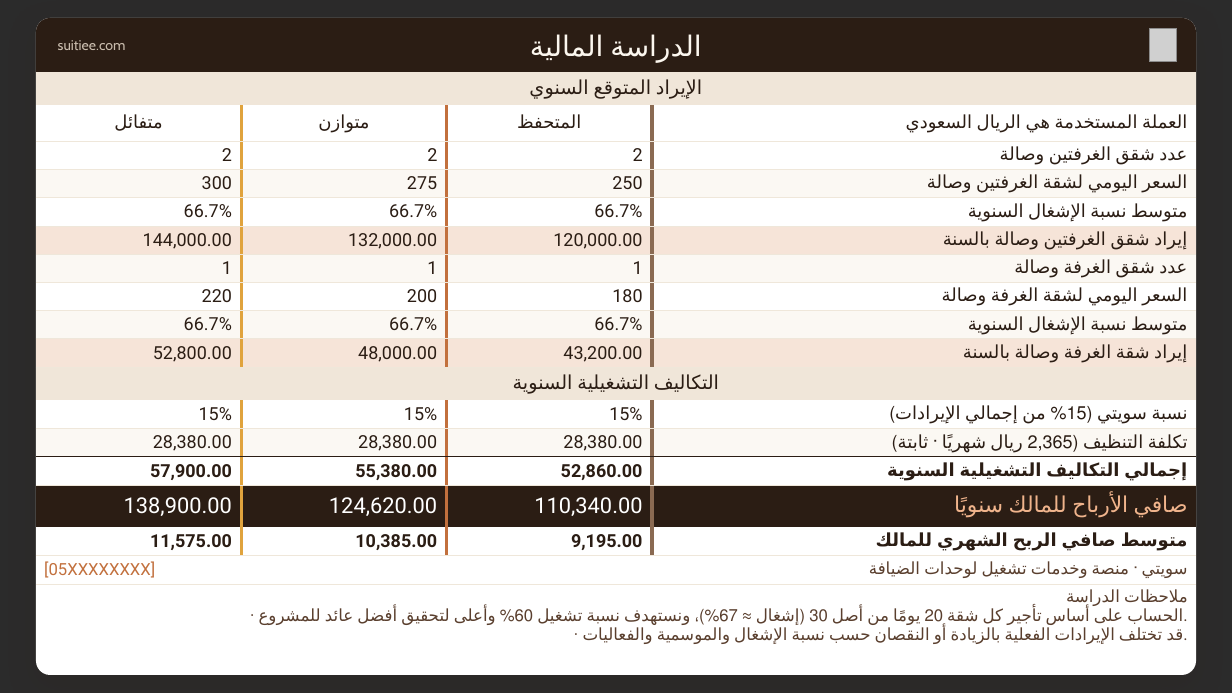
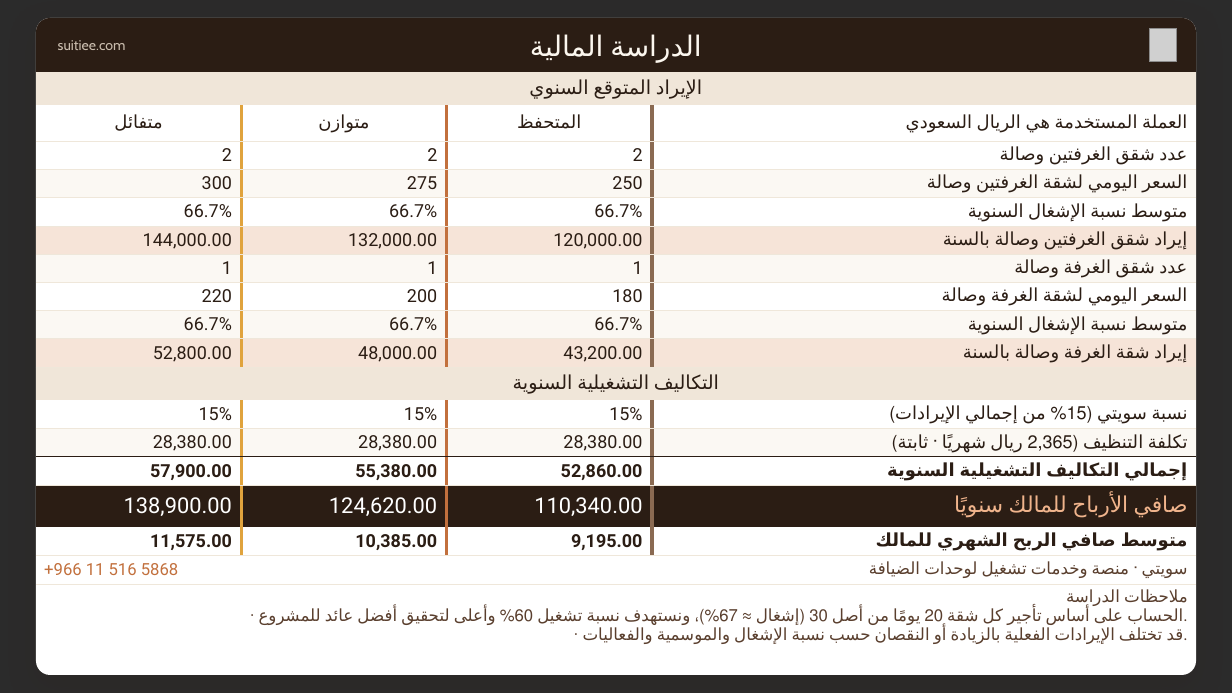
Before and after one commit to Khalidalaqeel1/Claude-Marketing, a slide deck: slide 6 of suitiee/proposal-template/clients/al-rawabi/suitiee-alrawabi.pptx. Drawn at 1232x693 pixels with LibreOffice and Linux fonts; fonts in the diff are those of the drawing; grey boxes stand for pictures; background and template pictures are left out; a plain dark background stands for a picture behind light text. Boxes give left, top, right and bottom in pixels: in the first picture for what was removed or moved away, otherwise in the second. Text is boxed around its words. In the diff, an @@ line names an element or a change of style, - is before the commit and + after.

```diff
--- a/suitiee/proposal-template/clients/al-rawabi/suitiee-alrawabi.pptx
+++ b/suitiee/proposal-template/clients/al-rawabi/suitiee-alrawabi.pptx
@@ table at box(36, 72, 1196, 648) @@
-row 17, column 1: [05XXXXXXXX]
+row 17, column 1: +966 11 516 5868
```
Also in this commit, not shown: 2 other slides changed, 7 other files.
